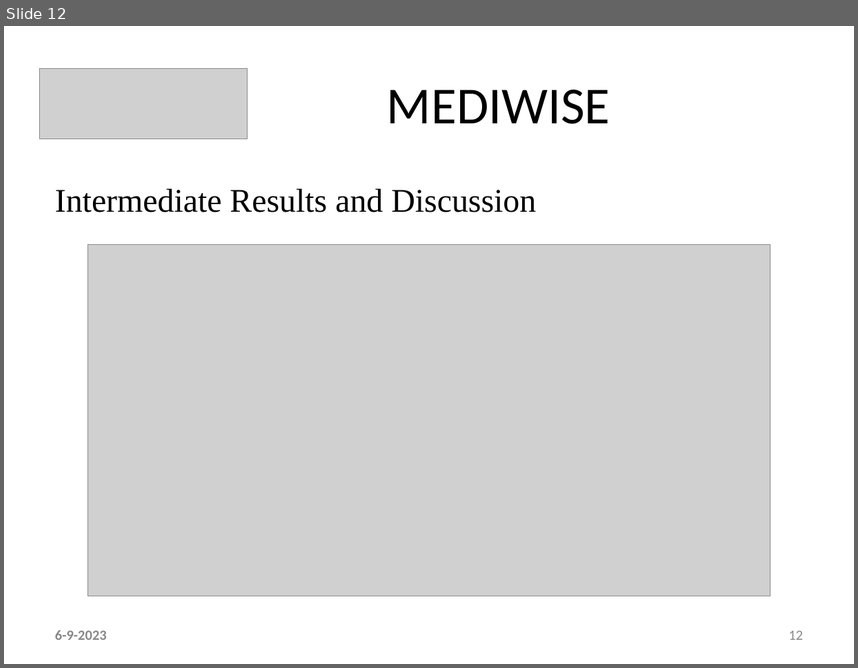
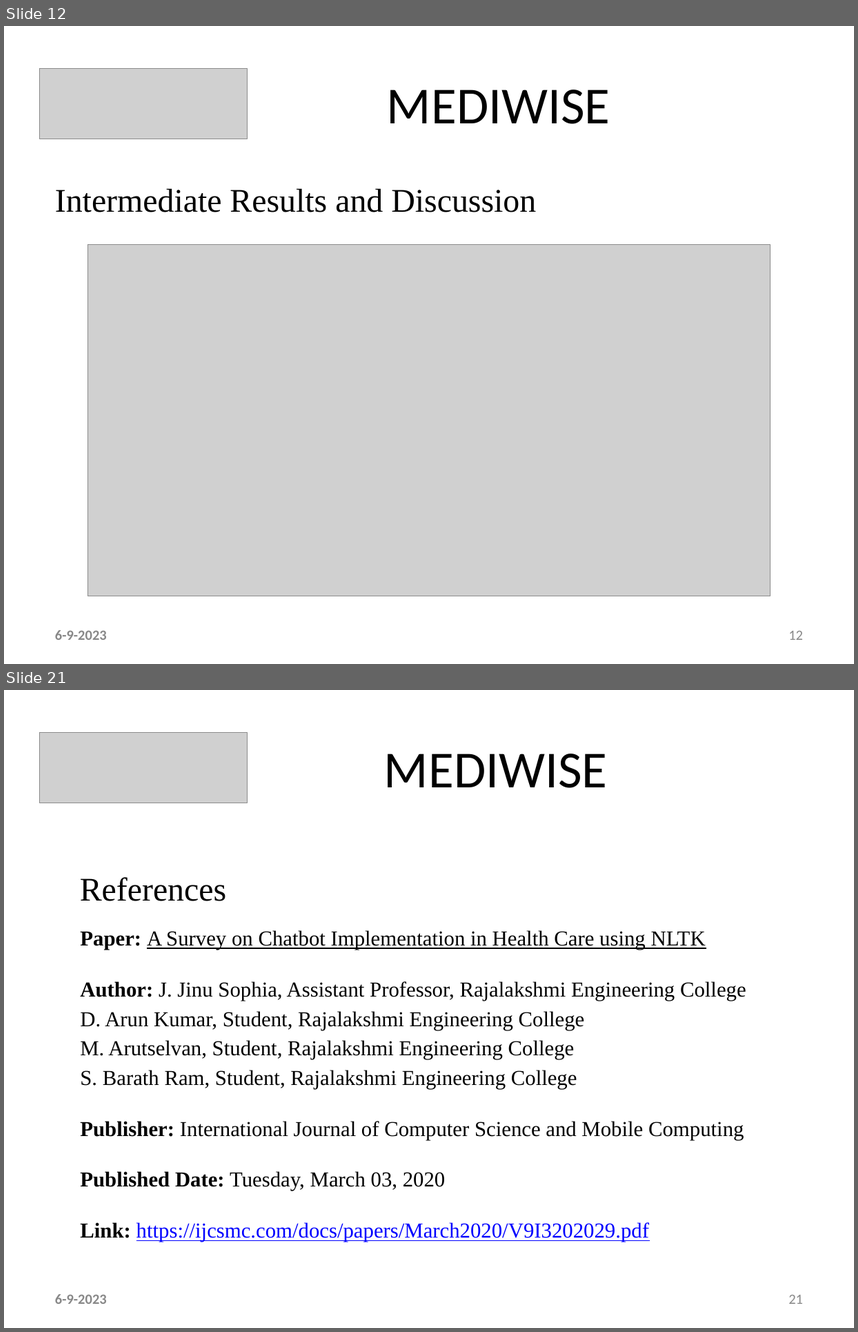
Before and after one commit to ani23-11/MediWise, a slide deck: ppt & references/Main - Ctech PPT Template.pptx. Shown one above the other, each under a label of ours: slide 12 before the commit, slides 12 and 21 after it; the slides between them are not shown. The pictures are 858x668 and 858x1332 pixels, drawn with LibreOffice and Linux fonts; fonts in the diff are those of the drawing; grey boxes stand for pictures. Boxes give left, top, right and bottom in pixels: in the first picture for what was removed or moved away, otherwise in the second. Text is boxed around its words. In the diff, an @@ line names an element or a change of style, - is before the commit and + after.

```diff
--- a/ppt & references/Main - Ctech PPT Template.pptx
+++ b/ppt & references/Main - Ctech PPT Template.pptx
@@ slide 21 added at bbox=[4, 690, 854, 1328], background #FFFFFF @@
@@ picture added at bbox=[40, 733, 248, 803] @@
@@ text added at bbox=[384, 753, 607, 788], 44 pt, text #000000 @@
+MEDIWISE
@@ text added at bbox=[80, 877, 226, 901], 28 pt, text #000000 @@
+  References
@@ text added at bbox=[80, 930, 746, 1241], 18 pt, text #000000 @@
+Paper: A Survey on Chatbot Implementation in Health Care using NLTK
+Author: J. Jinu Sophia, Assistant Professor, Rajalakshmi Engineering College
+D. Arun Kumar, Student, Rajalakshmi Engineering College
+M. Arutselvan, Student, Rajalakshmi Engineering College
+S. Barath Ram, Student, Rajalakshmi Engineering College
+Publisher: International Journal of Computer Science and Mobile Computing
+Published Date: Tuesday, March 03, 2020
+Link: https://ijcsmc.com/docs/papers/March2020/V9I3202029.pdf
@@ text added at bbox=[55, 1294, 107, 1303], 12 pt, text #888888, bold @@
+6-9-2023
@@ page number added at bbox=[789, 1294, 803, 1303], 12 pt, text #888888 @@
+21
```
Also in this commit, not shown: 4 slides changed, 21 other slides added, 2 slides removed, 2 other files.
